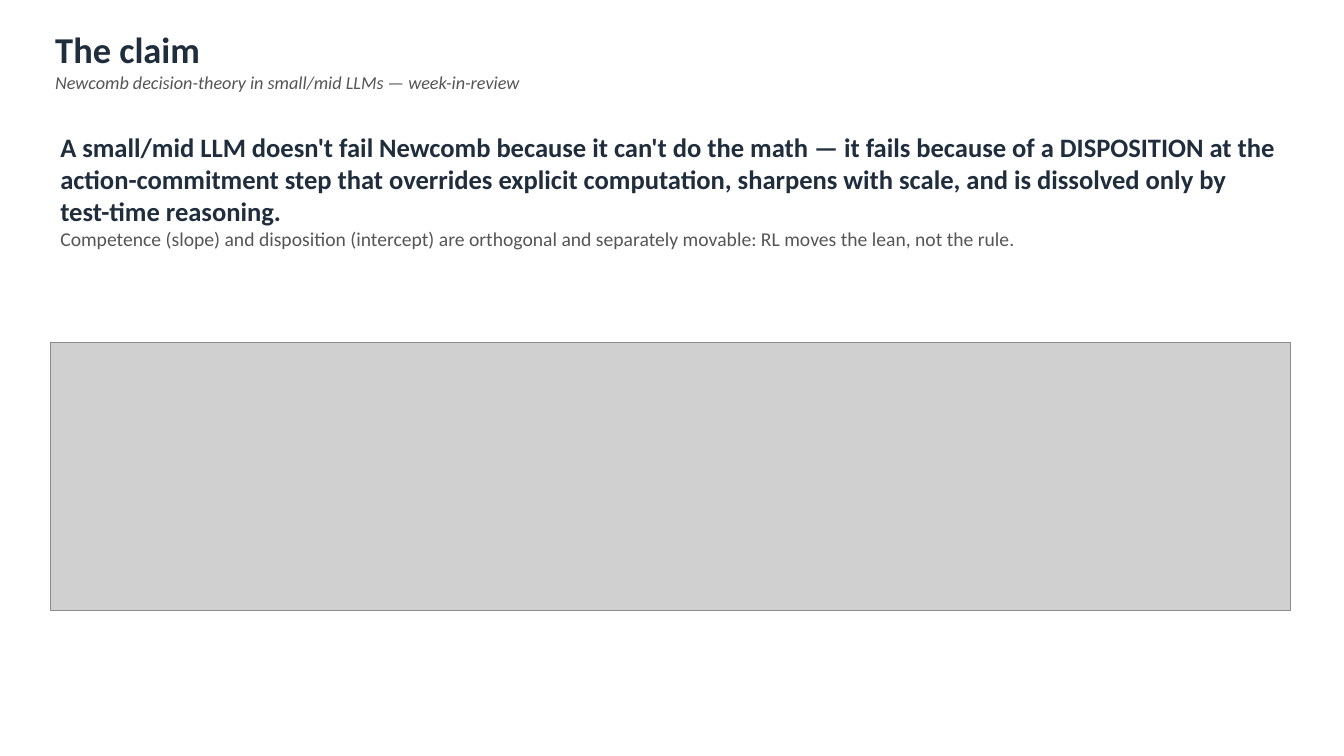
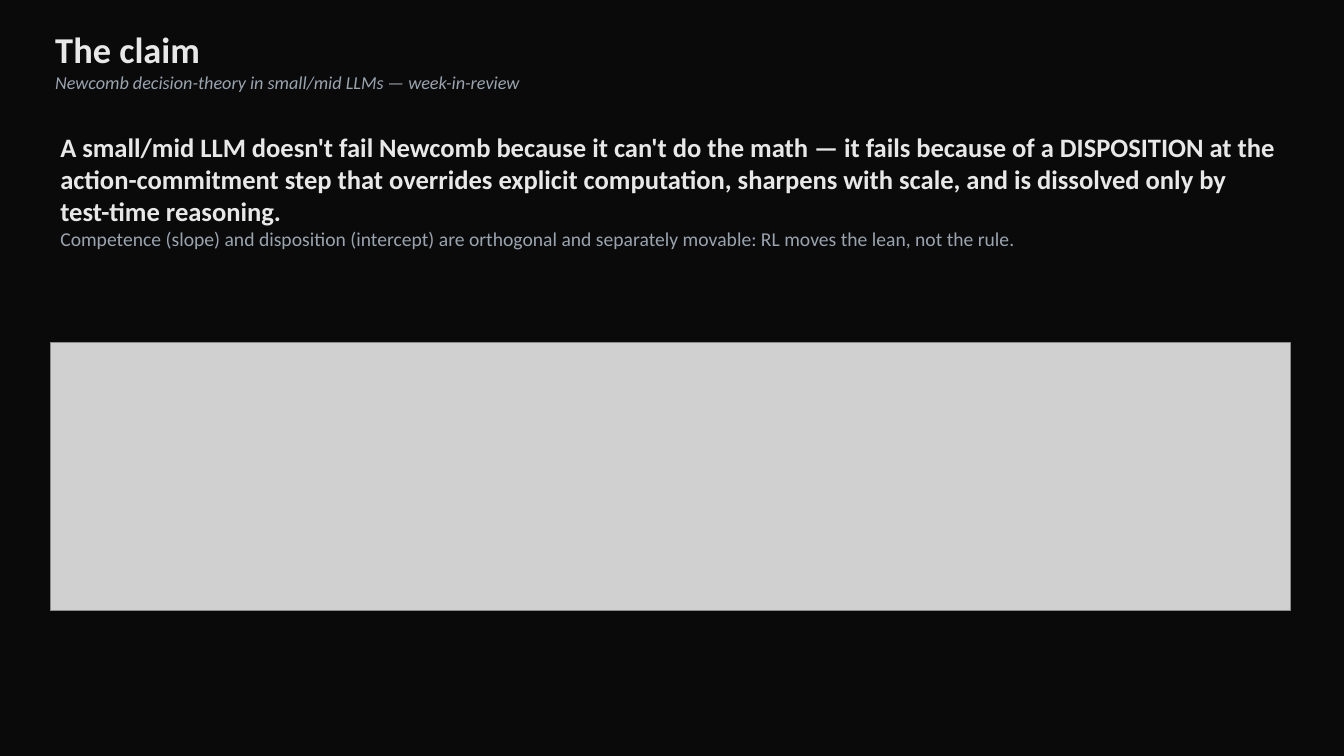
Before and after one commit to ukc10014/kanad_dt_rl, a slide deck: slide 2 of newcomb_deck.pptx (slide 1 before the commit). Drawn at 1344x756 pixels with LibreOffice and Linux fonts; fonts in the diff are those of the drawing; grey boxes stand for pictures. Boxes give left, top, right and bottom in pixels: in the first picture for what was removed or moved away, otherwise in the second. Text is boxed around its words. In the diff, an @@ line names an element or a change of style, - is before the commit and + after.

```diff
--- a/newcomb_deck.pptx
+++ b/newcomb_deck.pptx
@@ background #FFFFFF to #0A0A0A @@
@@ text "The claim" at [55,37,519,92]: text colour #1F2D3D to #E8E8E8 in "The claim"; text colour #555555 to #9AA4AF in "Newcomb decision-theory in small/mid LLMs — week-in-review" @@
@@ text "A small/mid LLM doesn't fail ..." at [60,138,1275,250]: text colour #1F2D3D to #E8E8E8 in "A small/mid LLM doesn't fail Newcomb because ..."; text colour #555555 to #9AA4AF in "Competence (slope) and disposition (intercept) are orthogona ..." @@
```
Also in this commit, not shown: 6 other slides changed, 2 slides added, 1 slide removed, 5 other files.
